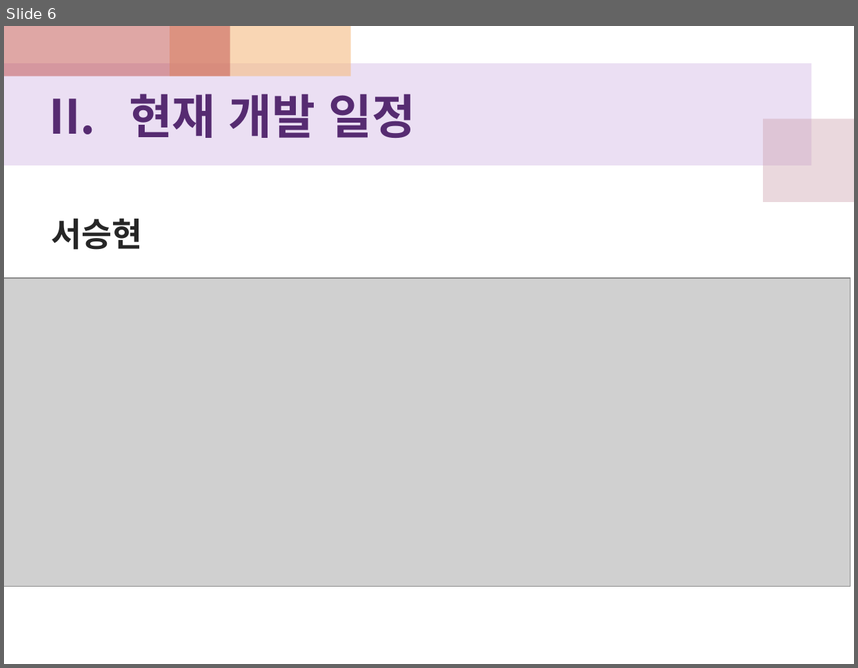
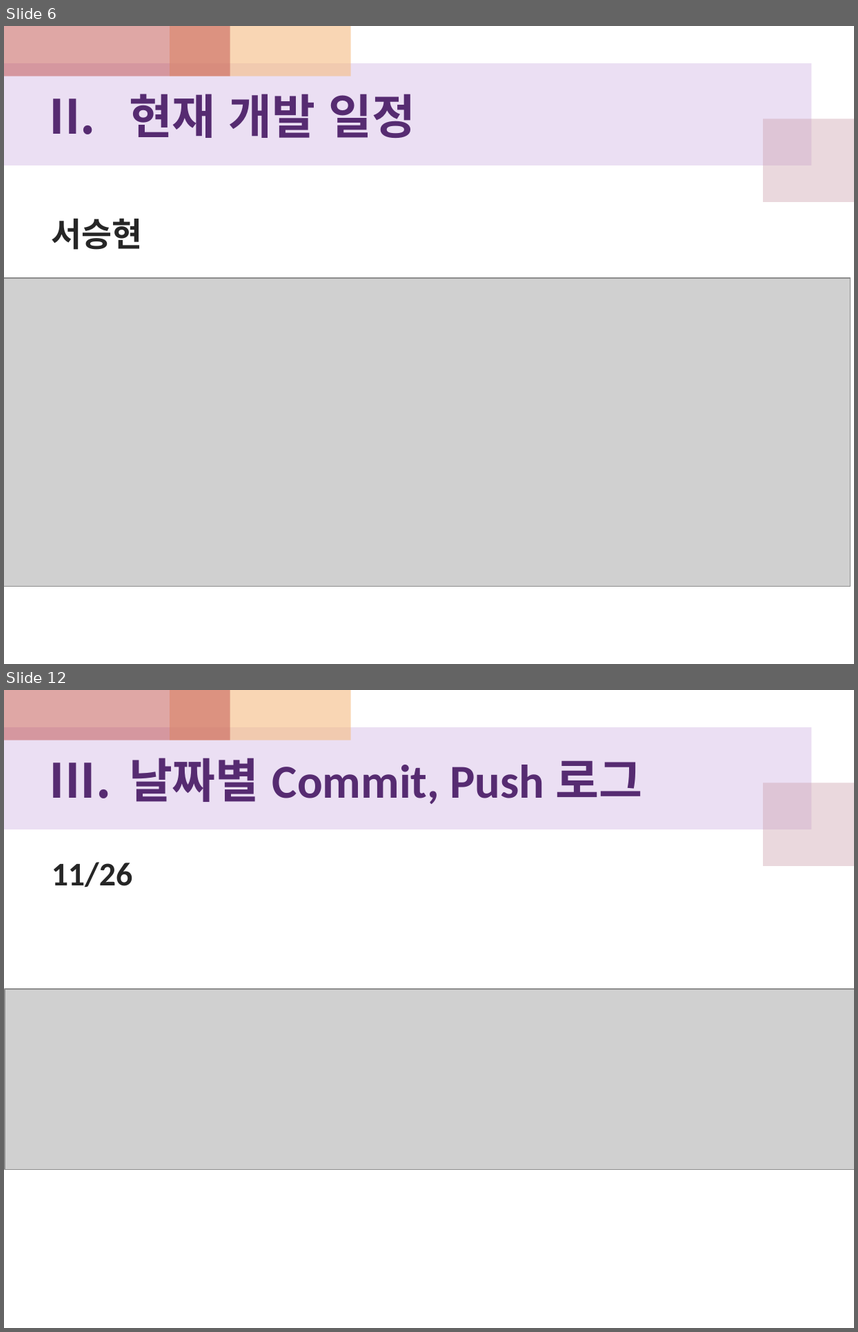
Before and after one commit to xogns520/nanami, a slide deck: 중간보고서/테라무쌍_2주차중간보고.pptx. Shown one above the other, each under a label of ours: slide 6 before the commit, slides 6 and 12 after it; the slides between them are not shown. The pictures are 858x668 and 858x1332 pixels, drawn with LibreOffice and Linux fonts; fonts in the diff are those of the drawing; grey boxes stand for pictures. Boxes give left, top, right and bottom in pixels: in the first picture for what was removed or moved away, otherwise in the second. Text is boxed around its words. In the diff, an @@ line names an element or a change of style, - is before the commit and + after.

```diff
--- a/중간보고서/테라무쌍_2주차중간보고.pptx
+++ b/중간보고서/테라무쌍_2주차중간보고.pptx
@@ slide 12 added at [4, 690, 854, 1328], background #FFFFFF; not listed: 4 template elements that a slide beside it also shows @@
@@ text added at [129, 758, 642, 804], 40 pt, text #562B71, bold @@
+III. 날짜별 Commit, Push 로그
@@ text added at [52, 862, 133, 887], 28 pt, text #262626, bold @@
+11/26
@@ picture added at [5, 988, 854, 1170] @@
```
Also in this commit, not shown: 6 slides changed, 2 other slides added.
